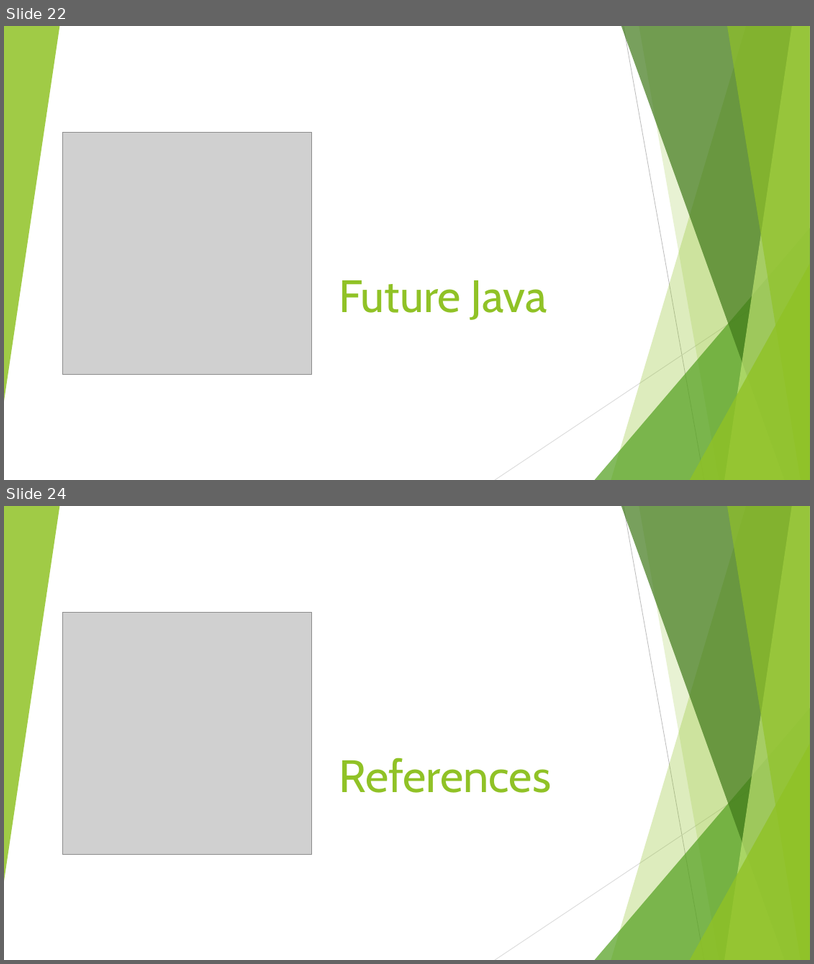
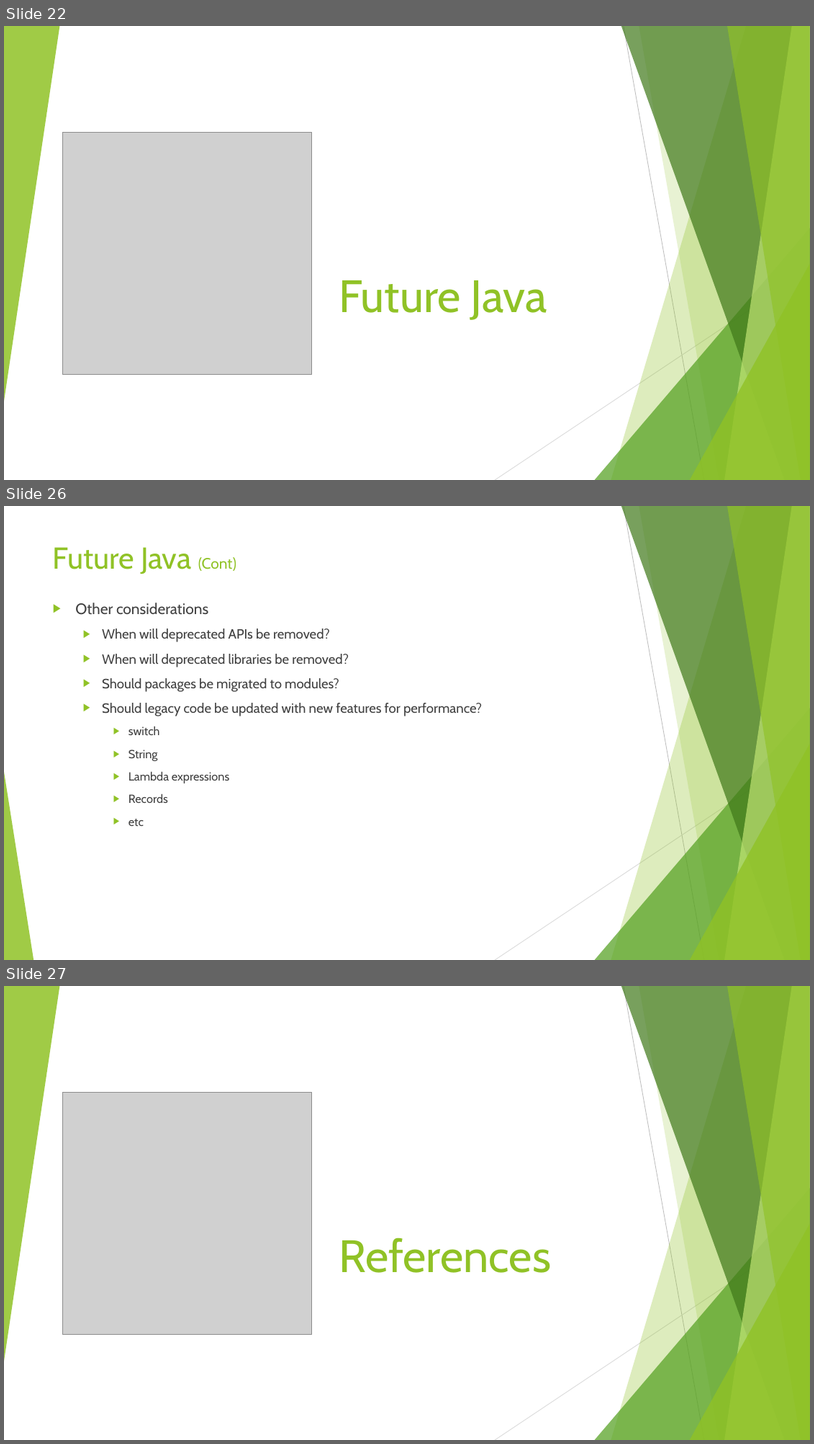
Before and after one commit to Rohan427/Qpid4Graal, a slide deck: doc/reference/Java_17 _Upgrade.pptx. Shown one above the other, each under a label of ours: slides 22 and 24 before the commit, slides 22, 26 and 27 after it; the slides between them are not shown. The pictures are 814x964 and 814x1444 pixels, drawn with LibreOffice and Linux fonts; fonts in the diff are those of the drawing; grey boxes stand for pictures. Boxes give left, top, right and bottom in pixels: in the first picture for what was removed or moved away, otherwise in the second. Text is boxed around its words. In the diff, an @@ line names an element or a change of style, - is before the commit and + after.

Commit message:
Java 17 Upgrade PPT RC1

```diff
--- a/doc/reference/Java_17 _Upgrade.pptx
+++ b/doc/reference/Java_17 _Upgrade.pptx
@@ slide 26 added at (4,506,810,960), background #FFFFFF; not listed: 9 template elements that a slide beside it also shows @@
@@ title added at (53,547,237,574), 36 pt, text #90C226 @@
+Future Java (Cont)
@@ text added at (75,602,482,826), 16 pt, text #404040 @@
+▶ Other considerations
+  ▶ When will deprecated APIs be removed?
+  ▶ When will deprecated libraries be removed?
+  ▶ Should packages be migrated to modules?
+  ▶ Should legacy code be updated with new features for performance?
+    ▶ switch
+    ▶ String
+    ▶ Lambda expressions
+    ▶ Records
+    ▶ etc
@@ triangle added at (4,772,34,960), fill #90C226 at 85% opacity @@
@@ what was slide 24 is now slide 27 @@
```
Also in this commit, not shown: 2 slides changed, 2 other slides added, 1 other file.
